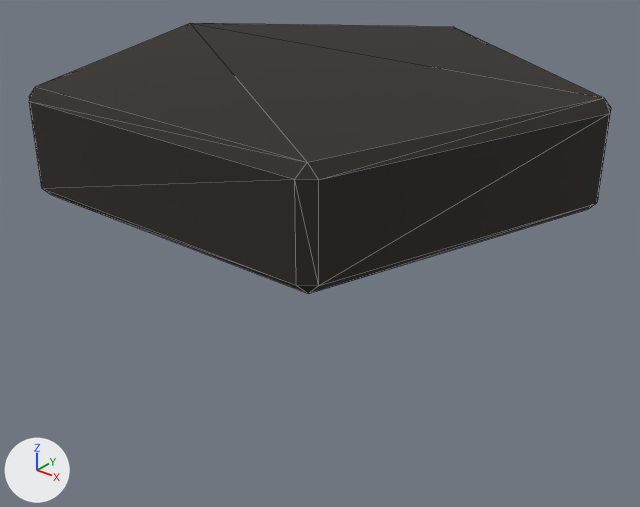
Renders of the glTF model game/assets/generated/crowd/hair_crop.glb from each side of a commit.
Both versions are drawn from a 50 mm lens placed at (0.306, -0.379, 1.463), pointed at (0.001, 0.002, 1.226). Every picture has the same lights, and +X, +Y and +Z are marked at lower left. The older version comes first. Mesh edges are drawn as thin lines. Where no turn or scale is listed for an object, it has been applied to the vertices. Vertices at exactly the same position are counted once.

The older version as bpy lines, for what is in view:
```python
me_haircap = bpy.data.meshes.new('HairCap')
me_haircap.from_pydata(...)  # 30 vertices, 56 faces; spans x -0.152..0.152, y -0.125..0.15, z 1.28..1.34
me_haircap.materials.append(mat_hair)  # black #2a2420
ob_hair = bpy.data.objects.new('hair', me_haircap)
ob_hair.location = (0.0, 0.0, 0.0)
```
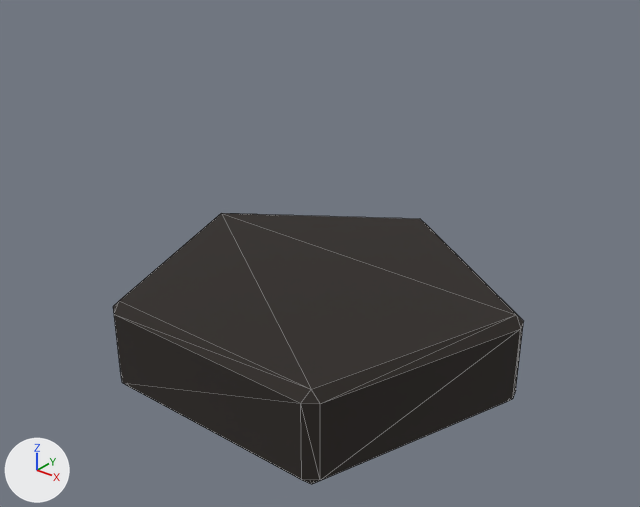
Changed parts and their boxes [x1, y1, x2, y2] in the pictures (640 x 507 px; the box of a moved part takes in the faces that stretch with it):
'hair', reshaped (29% narrower)
    before: [29, 23, 611, 294]
    after: [113, 213, 524, 484]
part 1 of me_haircap, moved or reshaped
    before: [597, 98, 611, 200]
    after: [513, 316, 524, 397]
part 2 of me_haircap, moved or reshaped
    before: [295, 98, 610, 294]
    after: [301, 315, 521, 484]
part 3 of me_haircap, moved or reshaped (not visible before)
    after: [427, 225, 518, 316]
part 4 of me_haircap, moved or reshaped
    before: [29, 87, 307, 293]
    after: [113, 301, 311, 480]
part 5 of me_haircap, moved or reshaped
    before: [36, 23, 603, 162]
    after: [119, 213, 516, 389]

What changed in the scene script:
```text
Change me_haircap:
    used by ob_hair; location = (0.0, 0.0, 0.0)
    remove me_haircap.from_pydata(...)  # 30 vertices, 56 faces; spans x -0.152..0.152, y -0.125..0.15, z 1.28..1.34
    add me_haircap.from_pydata(...)  # 30 vertices, 56 faces; spans x -0.123..0.123, y -0.101..0.121, z 1.15..1.21
    me_haircap part 1: all 6 vertices in x 0.147..0.152, y 0.042..0.051, z 1.28..1.34 are moved by (-0.029, -0.009, -0.13)
    me_haircap part 2: all 6 vertices in x 0.089..0.097, y -0.125..-0.119, z 1.28..1.34 are moved by (-0.018, 0.024, -0.13)
    me_haircap part 3: all 6 vertices in x -0.005..0.005, y 0.147..0.15, z 1.28..1.34 are moved by (0.0, -0.029, -0.13)
    me_haircap part 4: all 6 vertices in x -0.097..-0.089, y -0.125..-0.119, z 1.28..1.34 are moved by (0.018, 0.024, -0.13)
    me_haircap part 5: all 6 vertices in x -0.152..-0.147, y 0.042..0.051, z 1.28..1.34 are moved by (0.029, -0.009, -0.13)
```
